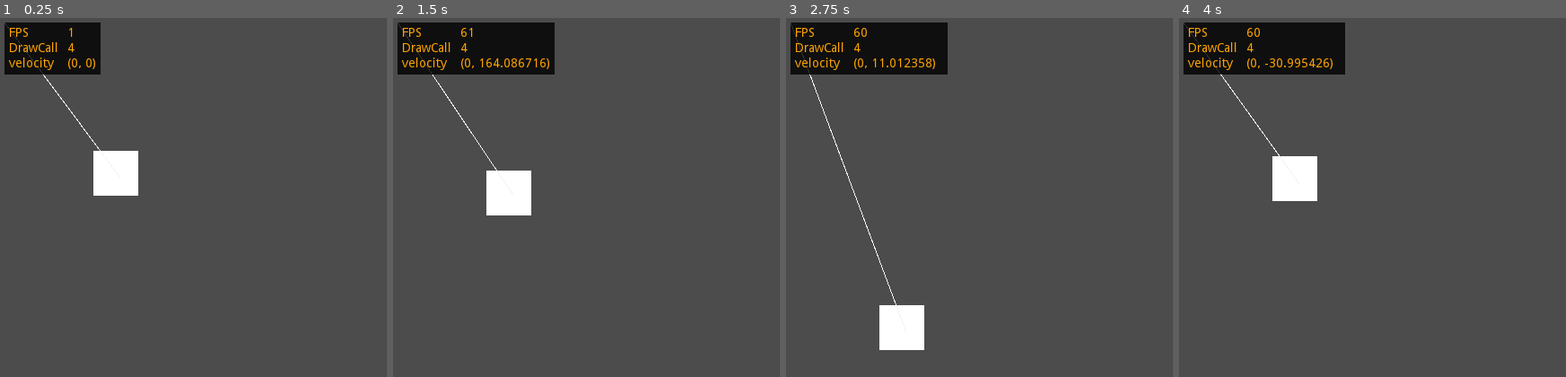
Above: before the commit, frames 1-4 (left to right).
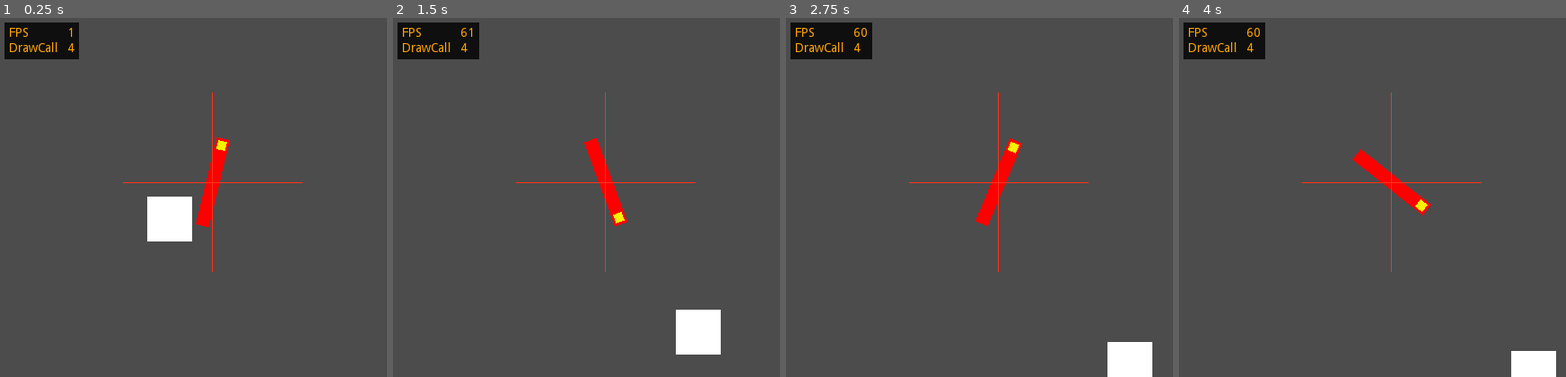
Above: after the commit, the same moments.

Repository: krabhi1/godot-examples
Game: Godot game, scene res://smooth/smooth.tscn
The game is run twice, just before and just after one commit, with the same random seed, the same clock (stepped at 60 frames per second) and the same inputs. This scene is started directly instead of the project's main scene.
Inputs (mouse positions are in pixels of both pictures, inside the frame that each line leads up to):
- Up to frame 1 (0.25 s): no input
- Up to frame 2 (1.5 s): move the mouse to (718, 179) at 0.52 s; hold Right (right) 0.53-1.28 s; click (718, 179) at 0.67 s; move the mouse to (528, 215) at 1.27 s; hold S (down) from 1.28 s (still down); click (528, 215) at 1.42 s
- Up to frame 3 (2.75 s): move the mouse to (1056, 118) at 2.02 s; release S (down) at 2.03 s; hold Right (right) from 2.03 s (still down); click (1056, 118) at 2.17 s
- Up to frame 4 (4 s): move the mouse to (1380, 269) at 2.77 s; release Right (right) at 2.78 s; hold W (up) 2.78-3.53 s; click (1380, 269) at 2.92 s; move the mouse to (1538, 251) at 3.52 s; hold A (left) from 3.53 s (still down); click (1538, 251) at 3.67 s

The runs differ from the first frame. In frame 1, 5.7% of the frame differs, in the area x 1-79%, y 1-71%; in frame 2, 7.8%, in the area x 1-85%, y 1-94%; in frame 3, 7.6%; in frame 4, 7.3%.

Commit message:
added SmoothLerp, lookAtSmooth fix debug render

Diff:
--- a/project.godot
+++ b/project.godot
@@ -28,12 +28,18 @@
 "class": "Vertex",
 "language": "GDScript",
 "path": "res://temp/Vertex.gd"
+}, {
+"base": "Node2D",
+"class": "smooth",
+"language": "GDScript",
+"path": "res://smooth/smooth.gd"
 } ]
 _global_script_class_icons={
 "DebugPanel": "",
 "DebugRender": "",
 "Person": "",
-"Vertex": ""
+"Vertex": "",
+"smooth": ""
 }
 
 [application]
--- a/scripts/debug.gd
+++ b/scripts/debug.gd
@@ -17,20 +17,17 @@
 var indicesPool = PoolIntArray()
 #---------------node callback-----------------
 
-
 func _ready():
-	position = Vector2(5, 5)
+	position = Vector2(0, 0)
 	_ready_render()
 	_initDebugPanel()
 	# add node last to make sure it is on top
 	z_index = 999
 	pass
 
-
 func _input(event):
 	_input_panel(event)
 	pass
-
 
 func _process(_delta):
 	update()
@@ -40,15 +37,12 @@
 	logUI("DrawCall", str(Utils.getDrawCall()))
 	pass
 
-
 func _draw():
 	_draw_render()
 	_draw_panel()
 	pass
 
-
 #---------------ui panel-----------------
-
 
 func _initDebugPanel():
 	name = "Debug"
@@ -57,13 +51,12 @@
 	print("DebugPanel ready" + str(position.x) + "," + str(position.y))
 	pass
 
-
 func _draw_panel():
 	#draw background
 	var fontHeight = font.get_height()
 	var rect = Rect2(
-		0,
-		0,
+		5,
+		5,
 		maxKeyWidth + 10 + maxValueWidth + padding.left + padding.right,
 		keyValues.size() * (font.get_height() + textGap) + padding.top + padding.bottom - textGap
 	)
@@ -84,14 +77,12 @@
 		if not isOpen and i > 1:
 			break
 
-
 func _input_panel(event):
 	if event is InputEventMouseButton:
 		if event.doubleclick and event.button_index == BUTTON_LEFT:
 			isOpen = !isOpen
 
-
-func updateMaxWidth(key: String = "", value: String = ""):
+func updateMaxWidth(key: String="", value: String=""):
 	if font == null:
 		return
 
@@ -110,39 +101,40 @@
 			if oldValue != value:
 				_updateValueMaxWidth(value)
 
-
 func _updateKeyMaxWidth(key: String):
 	var keyWidth = font.get_string_size(key).x
 	if keyWidth > maxKeyWidth:
 		maxKeyWidth = keyWidth
 
-
 func _updateValueMaxWidth(value: String):
 	var valueWidth = font.get_string_size(value).x
 	if valueWidth > maxValueWidth:
 		maxValueWidth = valueWidth
 
-
 func logUI(key: String, value: String) -> void:
 	updateMaxWidth(key, value)
 	keyValues[key] = value
 	pass
 
-
 #---------------drawing panel-----------------
-
 
 func _ready_render():
 	rid = get_canvas_item()
 	pass
 
-
 func _draw_render():
 	if verticesPool.size() > 0:
+		#transform 10,10
+		# var oldTransform = VisualServer.canvas_item_get_transform(rid)
+		# var transform = Transform2D()
+		# transform = transform.translated(Vector2(10, 10))
+		# VisualServer.canvas_item_set_transform(rid, transform)
 		VisualServer.canvas_item_add_triangle_array(rid, indicesPool, verticesPool, colorsPool)
+		#back to origin
+		# VisualServer.canvas_item_set_transform(rid, oldTransform)
+
 		_clear_render()
 	pass
-
 
 func _clear_render():
 	verticesPool = PoolVector2Array()
@@ -150,23 +142,19 @@
 	indicesPool = PoolIntArray()
 	pass
 
+func isPointInsideViewport(point: Vector2) -> bool:
+	var rect = get_viewport_rect()
+	return point.x >= rect.position.x and point.x <= rect.end.x and point.y >= rect.position.y and point.y <= rect.end.y
 
 func addTriangle(v1, v2, v3, color):
-	#check point is visible in viewport
-	if (
-		not get_viewport_rect().has_point(v1)
-		and not get_viewport_rect().has_point(v2)
-		and not get_viewport_rect().has_point(v3)
-	):
-		return
+	#TODO check triangle is visible in viewport
 	var index = verticesPool.size()
 	verticesPool.append_array([v1, v2, v3])
 	colorsPool.append_array([color, color, color])
 	indicesPool.append_array([index, index + 1, index + 2])
 	pass
 
-
-func drawLine(a: Vector2, b: Vector2, color: Color = Color.whitesmoke, width: float = 1) -> void:
+func drawLine(a: Vector2, b: Vector2, color: Color=Color.whitesmoke, width: float=1) -> void:
 	width = width / 2.0
 	#find the normal of the line
 	var normal = (b - a).normalized().tangent()
@@ -179,15 +167,13 @@
 	addTriangle(p1, p2, p3, color)
 	addTriangle(p2, p3, p4, color)
 
-
-func drawPolyLine(points: Array, color: Color = Color.orangered, width: float = 1):
+func drawPolyLine(points: Array, color: Color=Color.orangered, width: float=1):
 	var s = points.size()
 	for i in range(0, s - 1):
 		drawLine(points[i], points[i + 1], color, width)
 	pass
 
-
-func drawRect(rect: Rect2, color: Color = Color.red, width = 1) -> void:
+func drawRect(rect: Rect2, color: Color=Color.red, width=1) -> void:
 	var p1 = Vector2(rect.position.x, rect.position.y)
 	var p2 = Vector2(rect.position.x + rect.size.x, rect.position.y)
 	var p3 = Vector2(rect.position.x + rect.size.x, rect.position.y + rect.size.y)
@@ -195,12 +181,10 @@
 	drawPolyLine([p1, p2, p3, p4, p1], color, width)
 	pass
 
-
 # func drawCircle(position: Vector2, radius: float, color: Color = Color.blue) -> void:
 # 	pass
 
-
-func drawFilledRect(rect: Rect2, color: Color = Color.orange) -> void:
+func drawFilledRect(rect: Rect2, color: Color=Color.orange) -> void:
 	var p1 = Vector2(rect.position.x, rect.position.y)
 	var p2 = Vector2(rect.position.x + rect.size.x, rect.position.y)
 	var p3 = Vector2(rect.position.x + rect.size.x, rect.position.y + rect.size.y)
@@ -208,8 +192,7 @@
 	addTriangle(p1, p2, p3, color)
 	addTriangle(p1, p3, p4, color)
 
-
-func drawFilledCircle(center: Vector2, radius: float, color: Color = Color.aqua) -> void:
+func drawFilledCircle(center: Vector2, radius: float, color: Color=Color.aqua) -> void:
 	var circumeference = 2 * PI * radius
 	var segments = max(min(int(radius * 8 / 9.0), 10), int(circumeference / 10))
 	var increment = 2 * PI / segments
--- a/scripts/utils.gd
+++ b/scripts/utils.gd
@@ -34,3 +34,14 @@
 	if Input.is_action_pressed("right"):
 		direction.x += 1
 	return direction
+
+static func drawPlus(center: Vector2, size: float, color: Color=Color(1, 0.2, 0.1)):
+	Debug.drawLine(center - Vector2(size, 0), center + Vector2(size, 0), color, 1)
+	Debug.drawLine(center - Vector2(0, size), center + Vector2(0, size), color, 1)
+
+static func lookAtSmooth(node: Node2D, look_at: Vector2, t: float):
+	var angle =look_at.angle_to_point(node.global_position)
+	node.rotation = lerp_angle(node.rotation, angle, t)
+
+static func angleToTarget(src:Vector2,target:Vector2):
+	return target.angle_to_point(src)
--- a/smooth/smooth.gd
+++ b/smooth/smooth.gd
@@ -1,10 +1,12 @@
 extends Node2D
-
+class_name smooth
 onready var box1 = $box1
+onready var stick = $stick
 #speed in pixels per second
 var smooth = null
 func _ready():
-	smooth = Smooth2.new(box1)
+	smooth = SmoothLerp.new(box1)
+	smooth.node2 = stick
 	pass
 
 func _process(delta):
@@ -13,12 +15,16 @@
 
 class BaseSmooth:
 	var node = null
+	var node2=null
 	func _init(_node):
 		self.node = _node
 		pass
 
 	func update(_delta):
 		pass
+
+	func getMousePos():
+		return node.get_viewport().get_mouse_position()
 
 class Smooth1 extends BaseSmooth:
 	var speed = 100
@@ -49,7 +55,24 @@
 		else:
 			velocity = velocity.linear_interpolate(target_velocity, acceleration * delta)
 
-		Debug.drawLine(Vector2.ZERO,node.global_position)
+		Debug.drawLine(Vector2.ZERO, node.global_position)
 		Debug.logUI("velocity", str(velocity))
 
 		node.position += velocity * delta
+
+class SmoothLerp extends BaseSmooth:
+	var target = Vector2(400, 400)
+	var speed = 1
+	func _init(_node).(_node):
+		pass
+
+	func update(delta):
+		node.position = node.position.linear_interpolate(target, speed * delta)
+		Utils.lookAtSmooth(node2,getMousePos(),0.05)
+
+		Utils.drawPlus(node2.global_position, 100)
+		# Debug.drawLine(Vector2.ZERO, getMousePos())
+		pass
+
+	func angleToTarget():
+		return getMousePos().angle_to_point(node2.global_position)
--- a/smooth/smooth.tscn
+++ b/smooth/smooth.tscn
@@ -10,3 +10,16 @@
 position = Vector2( 129, 173 )
 scale = Vector2( 50, 50 )
 texture = ExtResource( 1 )
+
+[node name="stick" type="Sprite" parent="."]
+self_modulate = Color( 1, 0, 0, 1 )
+position = Vector2( 237, 183 )
+rotation = -6.28319
+scale = Vector2( 100, 15 )
+texture = ExtResource( 1 )
+
+[node name="a" type="Sprite" parent="stick"]
+self_modulate = Color( 0.968627, 0.956863, 0.00392157, 1 )
+position = Vector2( 0.420002, 0 )
+scale = Vector2( 0.1, 0.666667 )
+texture = ExtResource( 1 )
